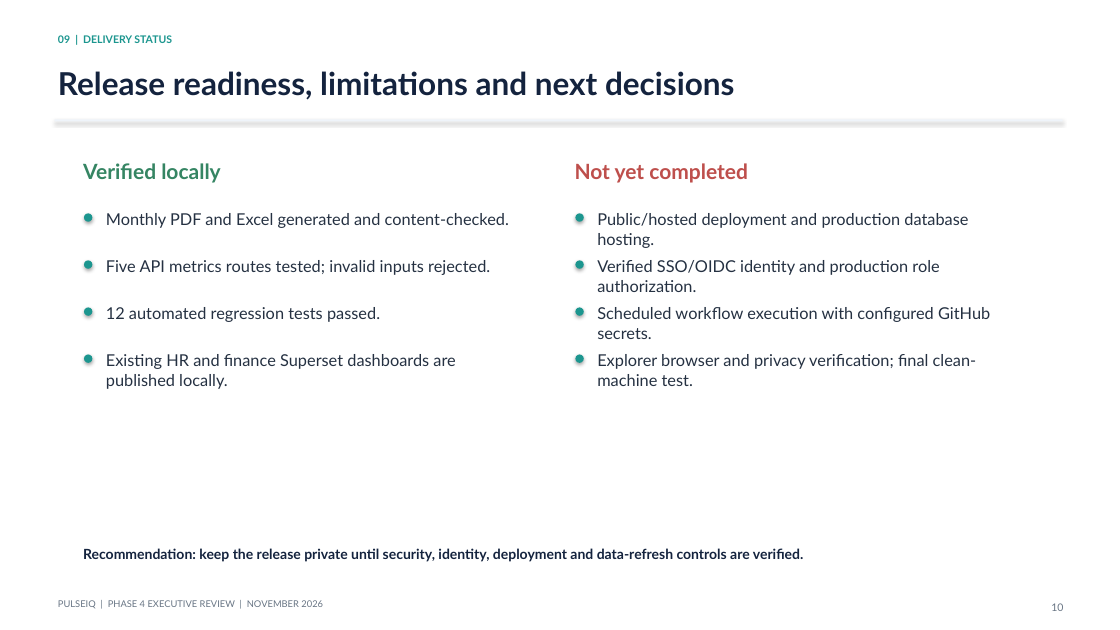
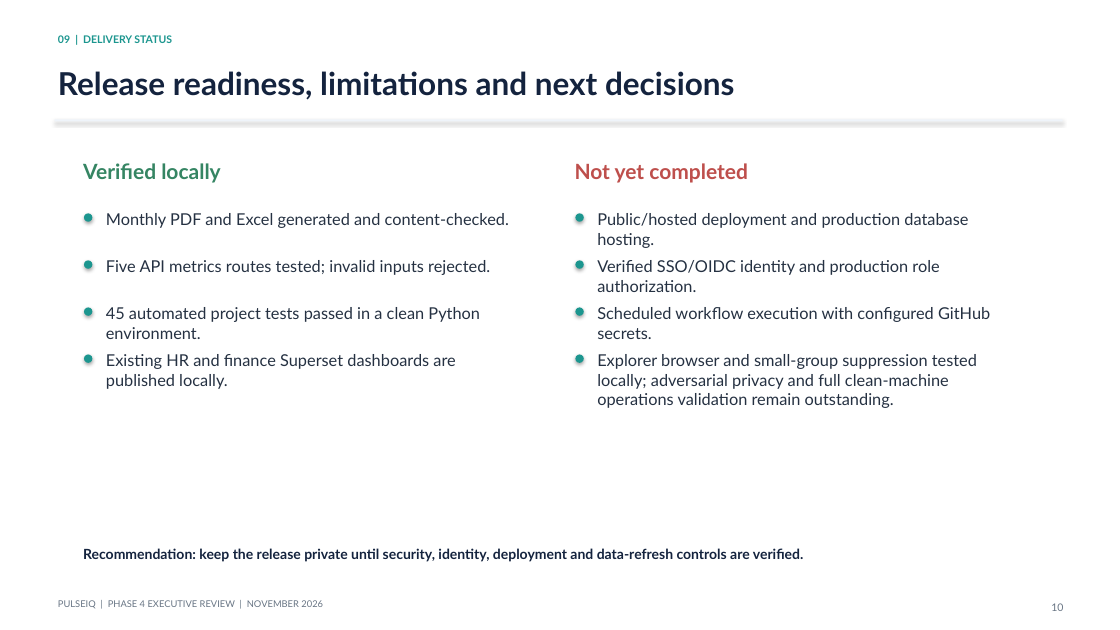
Before and after one commit to ShivamSingh1208/Data-Analytics_project, a slide deck: slide 10 of docs/phase4_evidence/PulseIQ_Phase4_Executive_Review.pptx. Drawn at 1120x630 pixels with LibreOffice and Linux fonts; fonts in the diff are those of the drawing. Boxes give left, top, right and bottom in pixels: in the first picture for what was removed or moved away, otherwise in the second. Text is boxed around its words. In the diff, an @@ line names an element or a change of style, - is before the commit and + after.

Commit message:
Document Phase 4 validation and update executive review

```diff
--- a/docs/phase4_evidence/PulseIQ_Phase4_Executive_Review.pptx
+++ b/docs/phase4_evidence/PulseIQ_Phase4_Executive_Review.pptx
@@ text at <box>106,307,480,339</box>: text changed @@
-12 automated regression tests passed.
+45 automated project tests passed in a clean Python environment.
@@ text at <box>597,354,977,408</box>: text changed @@
-Explorer browser and privacy verification; final clean-machine test.
+Explorer browser and small-group suppression tested locally; adversarial privacy and full clean-machine operations validation remain outstanding.
```
Also in this commit, not shown: 2 other slides changed, 3 other files.
